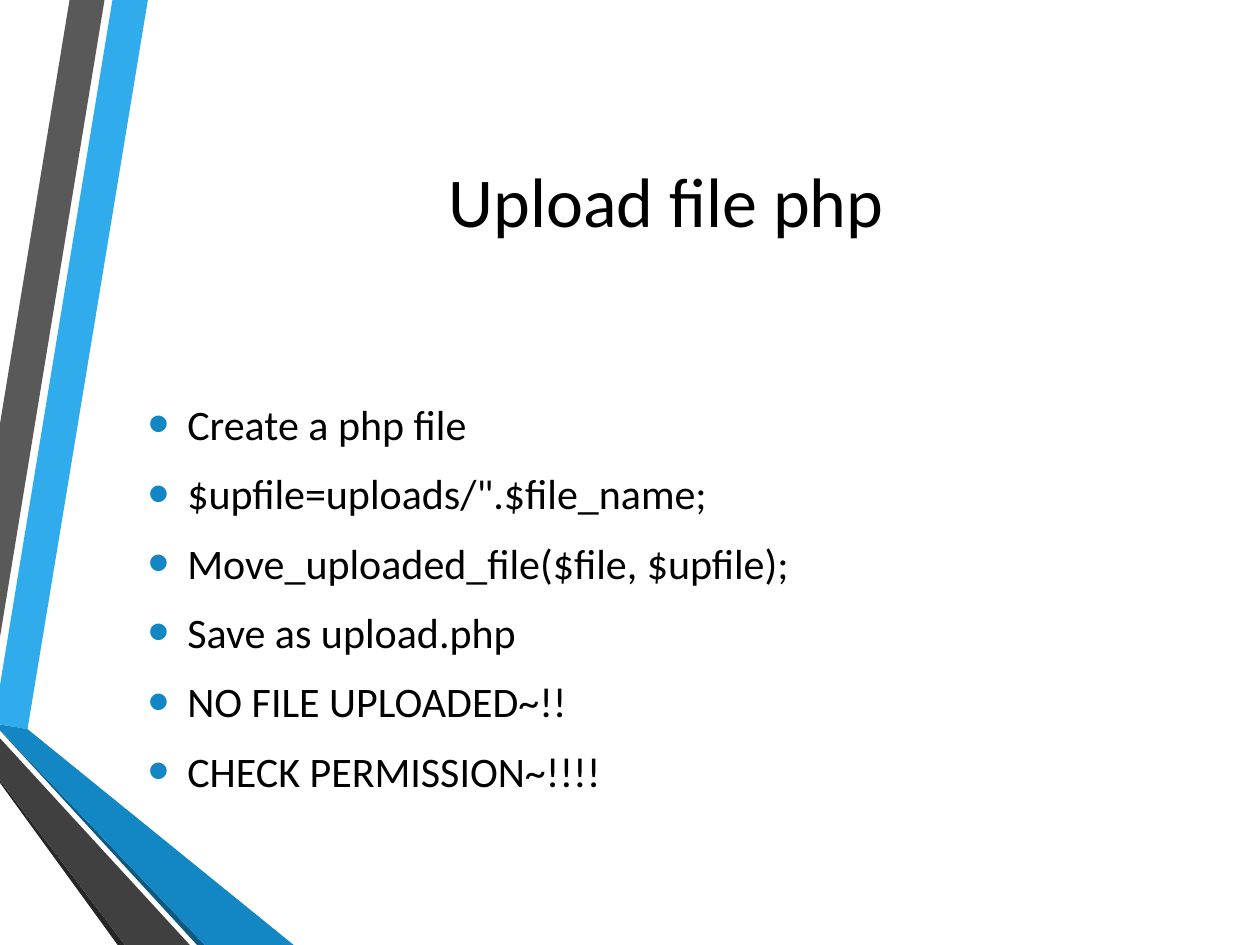
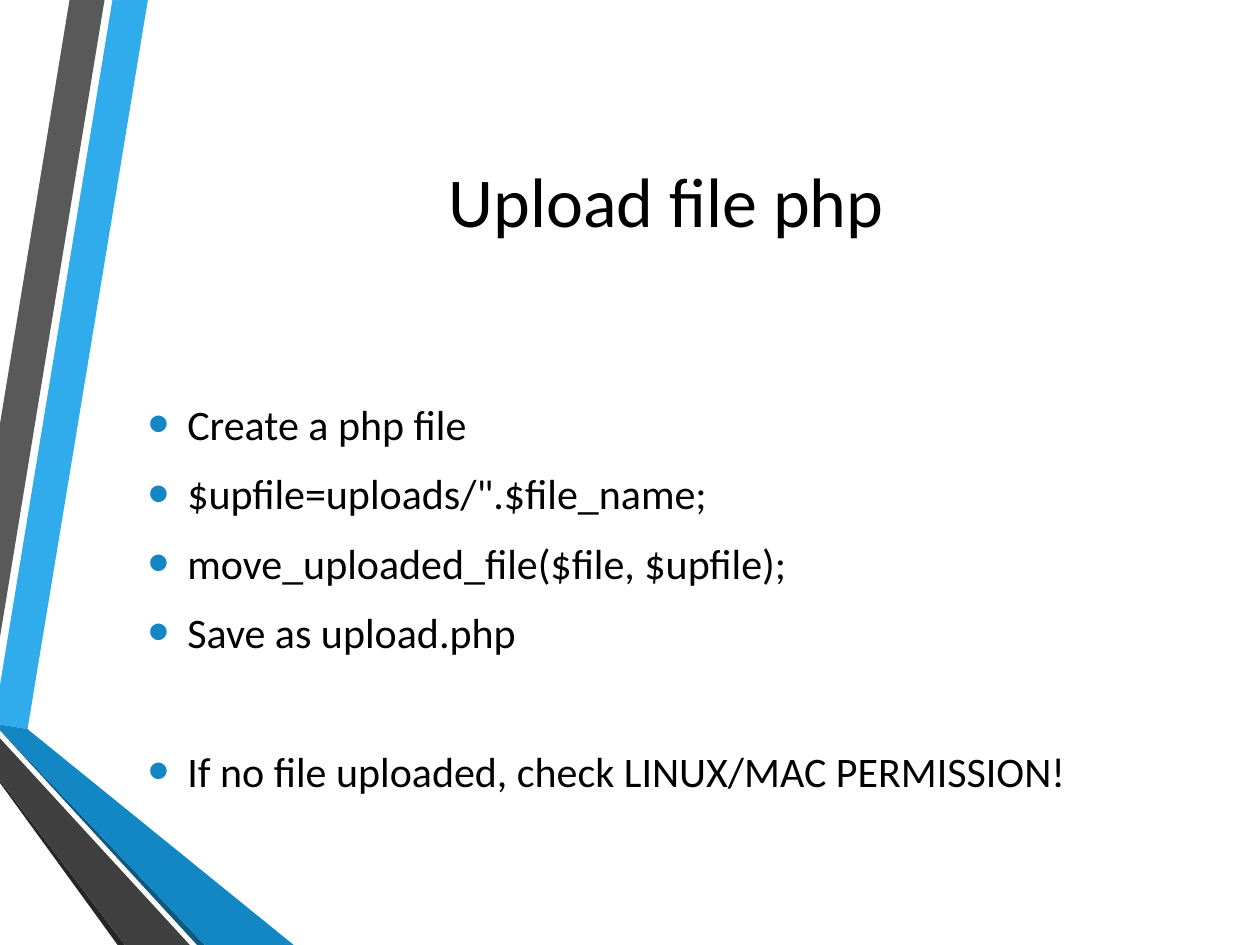
Before and after one commit to hatted/fevaworks-php, a slide deck: slide 18 of php-fw6/lesson6.pptx (slide 17 before the commit). Drawn at 1260x945 pixels with LibreOffice and Linux fonts; fonts in the diff are those of the drawing; background and template pictures are left out. Boxes give left, top, right and bottom in pixels: in the first picture for what was removed or moved away, otherwise in the second. Text is boxed around its words. In the diff, an @@ line names an element or a change of style, - is before the commit and + after.

```diff
--- a/php-fw6/lesson6.pptx
+++ b/php-fw6/lesson6.pptx
@@ text at (187, 548, 786, 586): text changed @@
-• Move_uploaded_file($file, $upfile);
+• move_uploaded_file($file, $upfile);
@@ text at (187, 757, 1065, 794): text changed @@
-• NO FILE UPLOADED~!!
-• CHECK PERMISSION~!!!!
+• If no file uploaded, check LINUX/MAC PERMISSION!
```
Also in this commit, not shown: 4 other slides changed, 3 slides added, 55 other files.
